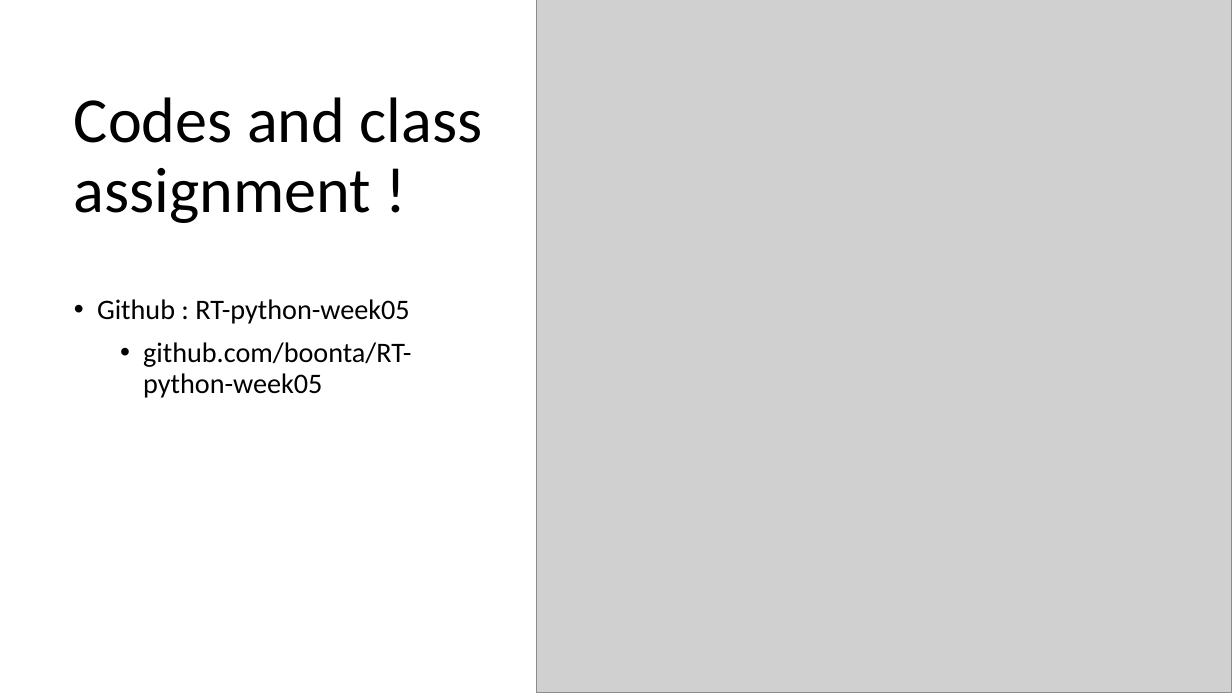
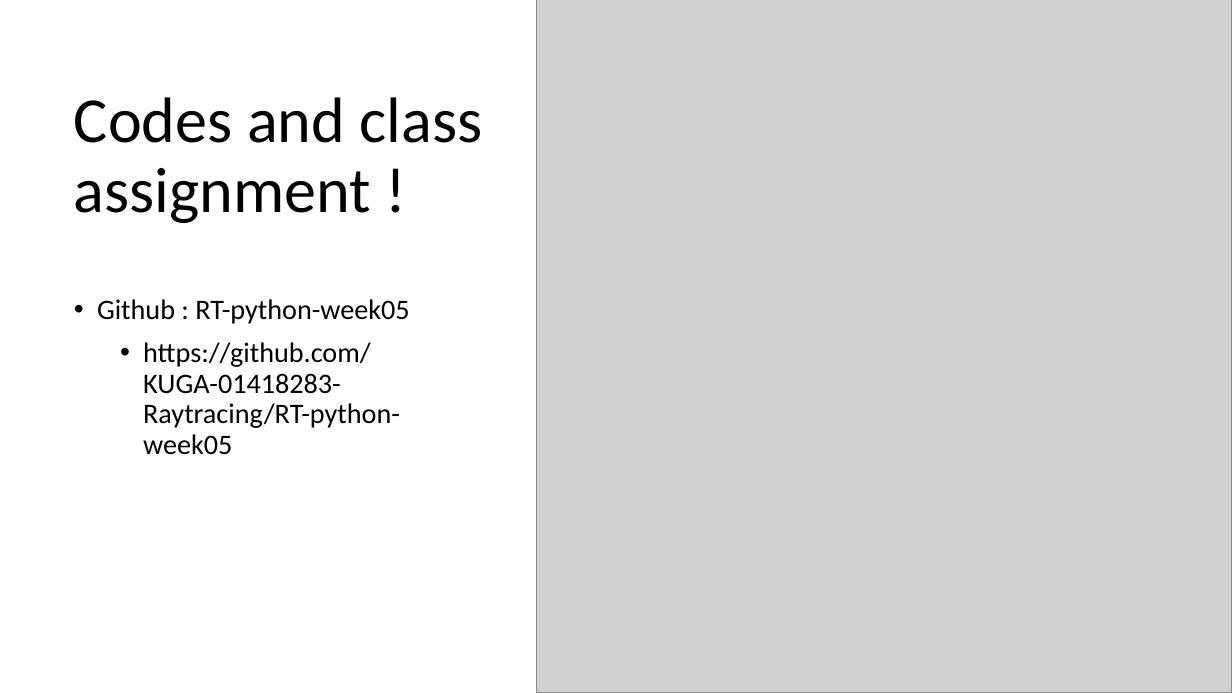
Before and after one commit to KUGA-01418283-Raytracing/Home, a slide deck: slide 23 of Week05.pptx. Drawn at 1232x693 pixels with LibreOffice and Linux fonts; fonts in the diff are those of the drawing; grey boxes stand for pictures. Boxes give left, top, right and bottom in pixels: in the first picture for what was removed or moved away, otherwise in the second. Text is boxed around its words. In the diff, an @@ line names an element or a change of style, - is before the commit and + after.

Commit message:
Update link to code

```diff
--- a/Week05.pptx
+++ b/Week05.pptx
@@ text at box(143, 342, 400, 455): text changed @@
-  • github.com/boonta/RT-python-week05
+  • https://github.com/KUGA-01418283-Raytracing/RT-python-week05
```
